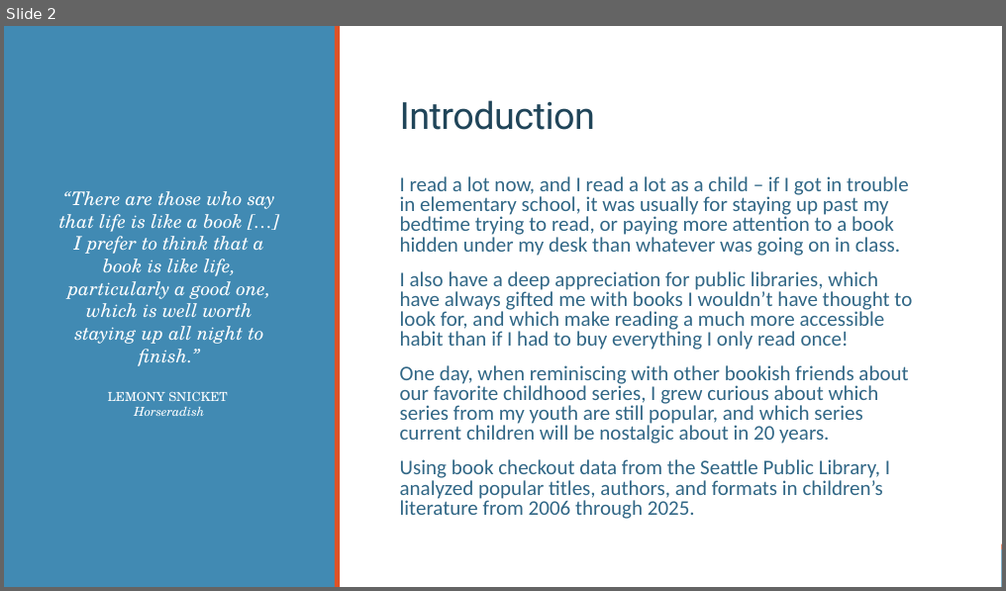
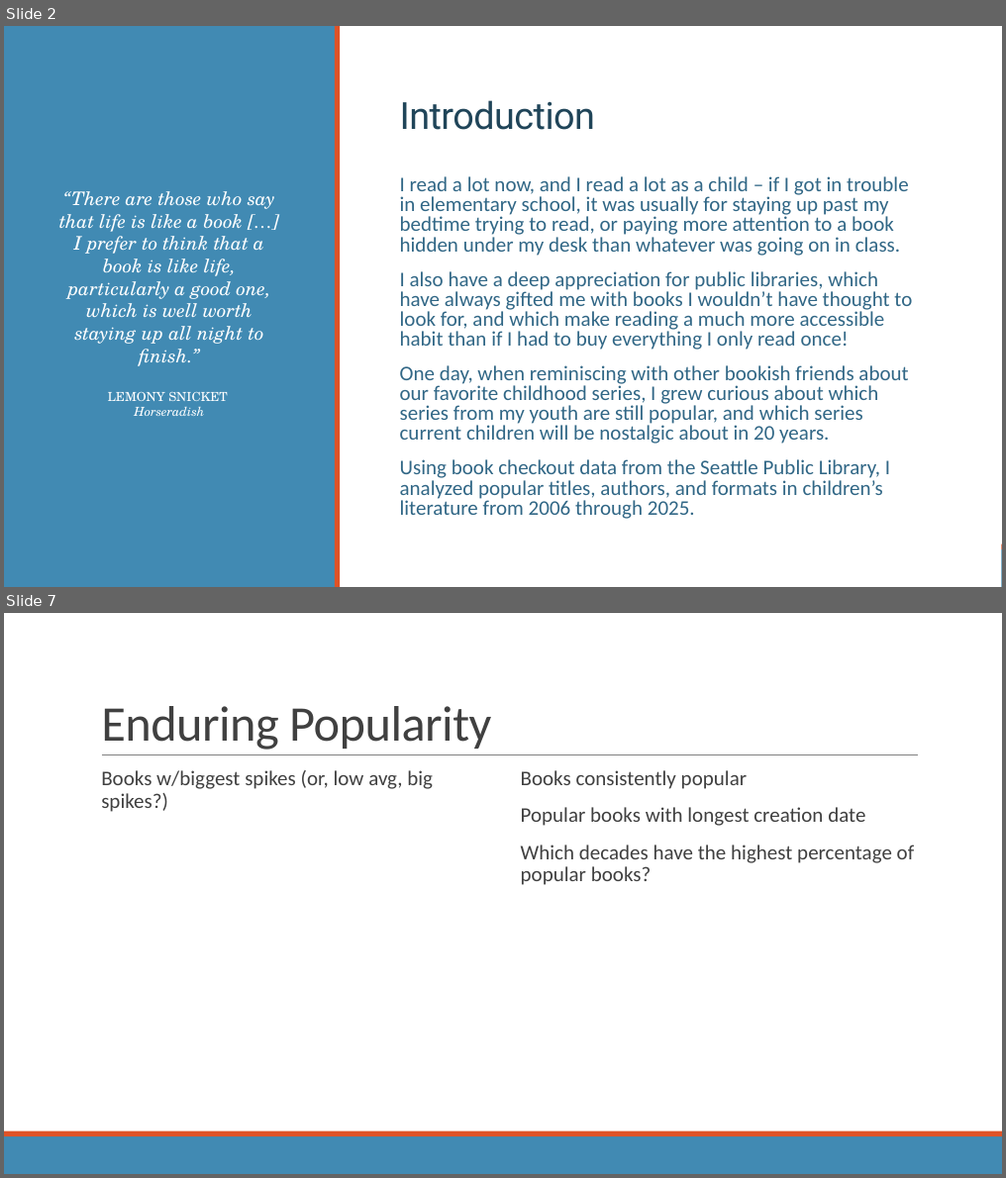
Before and after one commit to rm-pearson/NSS-capstone, a slide deck: presentation draft.pptx. Shown one above the other, each under a label of ours: slide 2 before the commit, slides 2 and 7 after it; the slides between them are not shown. The pictures are 1006x591 and 1006x1178 pixels, drawn with LibreOffice and Linux fonts; fonts in the diff are those of the drawing. Boxes give left, top, right and bottom in pixels: in the first picture for what was removed or moved away, otherwise in the second. Text is boxed around its words. In the diff, an @@ line names an element or a change of style, - is before the commit and + after.

```diff
--- a/presentation draft.pptx
+++ b/presentation draft.pptx
@@ slide 7 added at <box>4,613,1002,1174</box>, background #FFFFFF; not listed: 2 template elements that a slide beside it also shows @@
@@ title added at <box>101,706,491,750</box>, 48 pt, text #404040 @@
+Enduring Popularity
@@ line added from (102, 756) to (918, 756), #808080 0.5 pt @@
@@ text added at <box>101,770,433,812</box>, 20 pt, text #404040 @@
+  Books w/biggest spikes (or, low avg, big spikes?)
@@ text added at <box>521,770,915,885</box>, 20 pt, text #404040 @@
+  Books consistently popular
+  Popular books with longest creation date
+  Which decades have the highest percentage of popular books?
```
Also in this commit, not shown: 2 slides changed, 3 other slides added, 2 other files.
